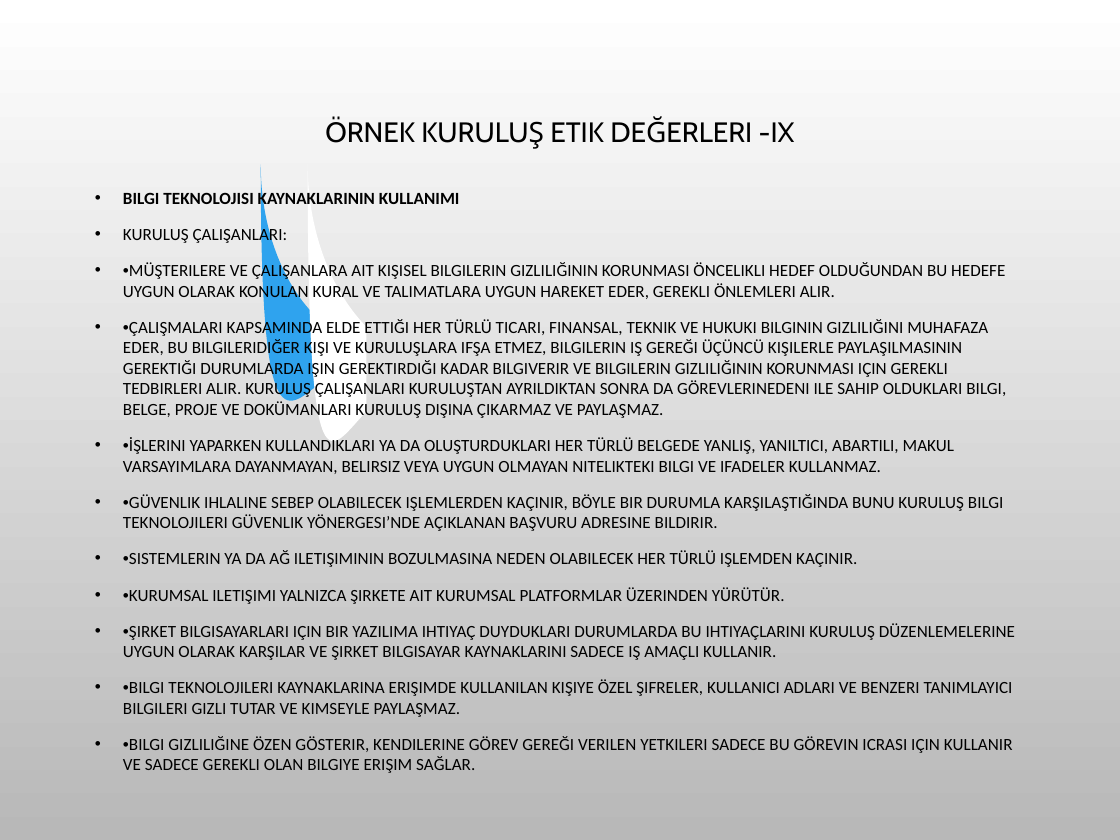
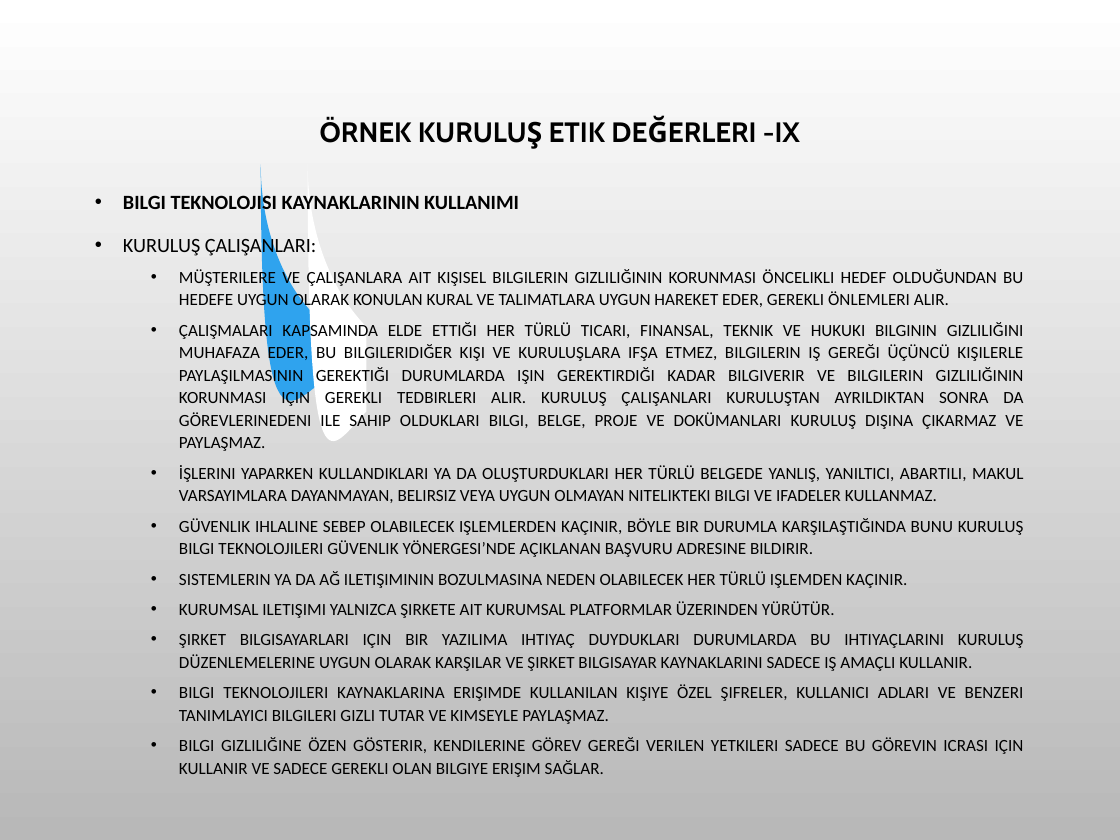
Before and after one commit to SevdanurGENC/20-21-Lecture-Notes, a slide deck: slide 30 of Bilişim Etiği ve Hukuku/9. Bolum - Meslek Etigi.ppt. Drawn at 1120x840 pixels with LibreOffice and Linux fonts; fonts in the diff are those of the drawing; background and template pictures are left out. Boxes give left, top, right and bottom in pixels: in the first picture for what was removed or moved away, otherwise in the second. Text is boxed around its words. In the diff, an @@ line names an element or a change of style, - is before the commit and + after.

```diff
--- a/Bilişim Etiği ve Hukuku/9. Bolum - Meslek Etigi.ppt
+++ b/Bilişim Etiği ve Hukuku/9. Bolum - Meslek Etigi.ppt
@@ title "ÖRNEK KURULUŞ ETIK DEĞERLERI -IX" at [320, 118, 800, 143]: bold on @@
@@ text at [123, 193, 519, 258]: size 11 to 13 pt in "BILGI TEKNOLOJISI KAYNAKLARININ KULLANIMI", "KURULUŞ ÇALIŞANLARI:"; alignment left to justified; line spacing 1 to 1.1 @@
@@ text at [179, 269, 1024, 777]: text changed @@
-• •MÜŞTERILERE VE ÇALIŞANLARA AIT KIŞISEL BILGILERIN GIZLILIĞININ KORUNMASI ÖNCELIKLI HEDEF OLDUĞUNDAN BU HEDEFE UYGUN OLARAK KONULAN KURAL VE TALIMATLARA UYGUN HAREKET EDER, GEREKLI ÖNLEMLERI ALIR.
-• •ÇALIŞMALARI KAPSAMINDA ELDE ETTIĞI HER TÜRLÜ TICARI, FINANSAL, TEKNIK VE HUKUKI BILGININ GIZLILIĞINI MUHAFAZA EDER, BU BILGILERIDIĞER KIŞI VE KURULUŞLARA IFŞA ETMEZ, BILGILERIN IŞ GEREĞI ÜÇÜNCÜ KIŞILERLE PAYLAŞILMASININ GEREKTIĞI DURUMLARDA IŞIN GEREKTIRDIĞI KADAR BILGIVERIR VE BILGILERIN GIZLILIĞININ KORUNMASI IÇIN GEREKLI TEDBIRLERI ALIR. KURULUŞ ÇALIŞANLARI KURULUŞTAN AYRILDIKTAN SONRA DA GÖREVLERINEDENI ILE SAHIP OLDUKLARI BILGI, BELGE, PROJE VE DOKÜMANLARI KURULUŞ DIŞINA ÇIKARMAZ VE PAYLAŞMAZ.
-• •İŞLERINI YAPARKEN KULLANDIKLARI YA DA OLUŞTURDUKLARI HER TÜRLÜ BELGEDE YANLIŞ, YANILTICI, ABARTILI, MAKUL VARSAYIMLARA DAYANMAYAN, BELIRSIZ VEYA UYGUN OLMAYAN NITELIKTEKI BILGI VE IFADELER KULLANMAZ.
-• •GÜVENLIK IHLALINE SEBEP OLABILECEK IŞLEMLERDEN KAÇINIR, BÖYLE BIR DURUMLA KARŞILAŞTIĞINDA BUNU KURULUŞ BILGI TEKNOLOJILERI GÜVENLIK YÖNERGESI’NDE AÇIKLANAN BAŞVURU ADRESINE BILDIRIR.
-• •SISTEMLERIN YA DA AĞ ILETIŞIMININ BOZULMASINA NEDEN OLABILECEK HER TÜRLÜ IŞLEMDEN KAÇINIR.
-• •KURUMSAL ILETIŞIMI YALNIZCA ŞIRKETE AIT KURUMSAL PLATFORMLAR ÜZERINDEN YÜRÜTÜR.
-• •ŞIRKET BILGISAYARLARI IÇIN BIR YAZILIMA IHTIYAÇ DUYDUKLARI DURUMLARDA BU IHTIYAÇLARINI KURULUŞ DÜZENLEMELERINE UYGUN OLARAK KARŞILAR VE ŞIRKET BILGISAYAR KAYNAKLARINI SADECE IŞ AMAÇLI KULLANIR.
-• •BILGI TEKNOLOJILERI KAYNAKLARINA ERIŞIMDE KULLANILAN KIŞIYE ÖZEL ŞIFRELER, KULLANICI ADLARI VE BENZERI TANIMLAYICI BILGILERI GIZLI TUTAR VE KIMSEYLE PAYLAŞMAZ.
-• •BILGI GIZLILIĞINE ÖZEN GÖSTERIR, KENDILERINE GÖREV GEREĞI VERILEN YETKILERI SADECE BU GÖREVIN ICRASI IÇIN KULLANIR VE SADECE GEREKLI OLAN BILGIYE ERIŞIM SAĞLAR.
+  • MÜŞTERILERE VE ÇALIŞANLARA AIT KIŞISEL BILGILERIN GIZLILIĞININ KORUNMASI ÖNCELIKLI HEDEF OLDUĞUNDAN BU HEDEFE UYGUN OLARAK KONULAN KURAL VE TALIMATLARA UYGUN HAREKET EDER, GEREKLI ÖNLEMLERI ALIR.
+  • ÇALIŞMALARI KAPSAMINDA ELDE ETTIĞI HER TÜRLÜ TICARI, FINANSAL, TEKNIK VE HUKUKI BILGININ GIZLILIĞINI MUHAFAZA EDER, BU BILGILERIDIĞER KIŞI VE KURULUŞLARA IFŞA ETMEZ, BILGILERIN IŞ GEREĞI ÜÇÜNCÜ KIŞILERLE PAYLAŞILMASININ GEREKTIĞI DURUMLARDA IŞIN GEREKTIRDIĞI KADAR BILGIVERIR VE BILGILERIN GIZLILIĞININ KORUNMASI IÇIN GEREKLI TEDBIRLERI ALIR. KURULUŞ ÇALIŞANLARI KURULUŞTAN AYRILDIKTAN SONRA DA GÖREVLERINEDENI ILE SAHIP OLDUKLARI BILGI, BELGE, PROJE VE DOKÜMANLARI KURULUŞ DIŞINA ÇIKARMAZ VE PAYLAŞMAZ.
+  • İŞLERINI YAPARKEN KULLANDIKLARI YA DA OLUŞTURDUKLARI HER TÜRLÜ BELGEDE YANLIŞ, YANILTICI, ABARTILI, MAKUL VARSAYIMLARA DAYANMAYAN, BELIRSIZ VEYA UYGUN OLMAYAN NITELIKTEKI BILGI VE IFADELER KULLANMAZ.
+  • GÜVENLIK IHLALINE SEBEP OLABILECEK IŞLEMLERDEN KAÇINIR, BÖYLE BIR DURUMLA KARŞILAŞTIĞINDA BUNU KURULUŞ BILGI TEKNOLOJILERI GÜVENLIK YÖNERGESI’NDE AÇIKLANAN BAŞVURU ADRESINE BILDIRIR.
+  • SISTEMLERIN YA DA AĞ ILETIŞIMININ BOZULMASINA NEDEN OLABILECEK HER TÜRLÜ IŞLEMDEN KAÇINIR.
+  • KURUMSAL ILETIŞIMI YALNIZCA ŞIRKETE AIT KURUMSAL PLATFORMLAR ÜZERINDEN YÜRÜTÜR.
+  • ŞIRKET BILGISAYARLARI IÇIN BIR YAZILIMA IHTIYAÇ DUYDUKLARI DURUMLARDA BU IHTIYAÇLARINI KURULUŞ DÜZENLEMELERINE UYGUN OLARAK KARŞILAR VE ŞIRKET BILGISAYAR KAYNAKLARINI SADECE IŞ AMAÇLI KULLANIR.
+  • BILGI TEKNOLOJILERI KAYNAKLARINA ERIŞIMDE KULLANILAN KIŞIYE ÖZEL ŞIFRELER, KULLANICI ADLARI VE BENZERI TANIMLAYICI BILGILERI GIZLI TUTAR VE KIMSEYLE PAYLAŞMAZ.
+  • BILGI GIZLILIĞINE ÖZEN GÖSTERIR, KENDILERINE GÖREV GEREĞI VERILEN YETKILERI SADECE BU GÖREVIN ICRASI IÇIN KULLANIR VE SADECE GEREKLI OLAN BILGIYE ERIŞIM SAĞLAR.
```
Also in this commit, not shown: 30 other slides changed, 9 other files.
